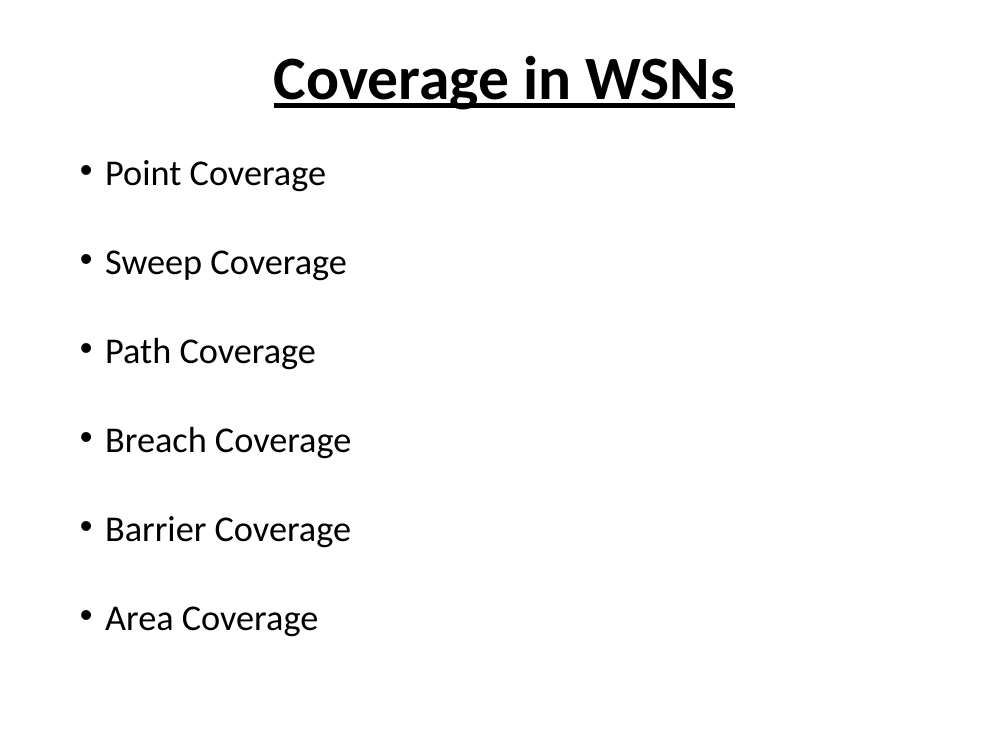
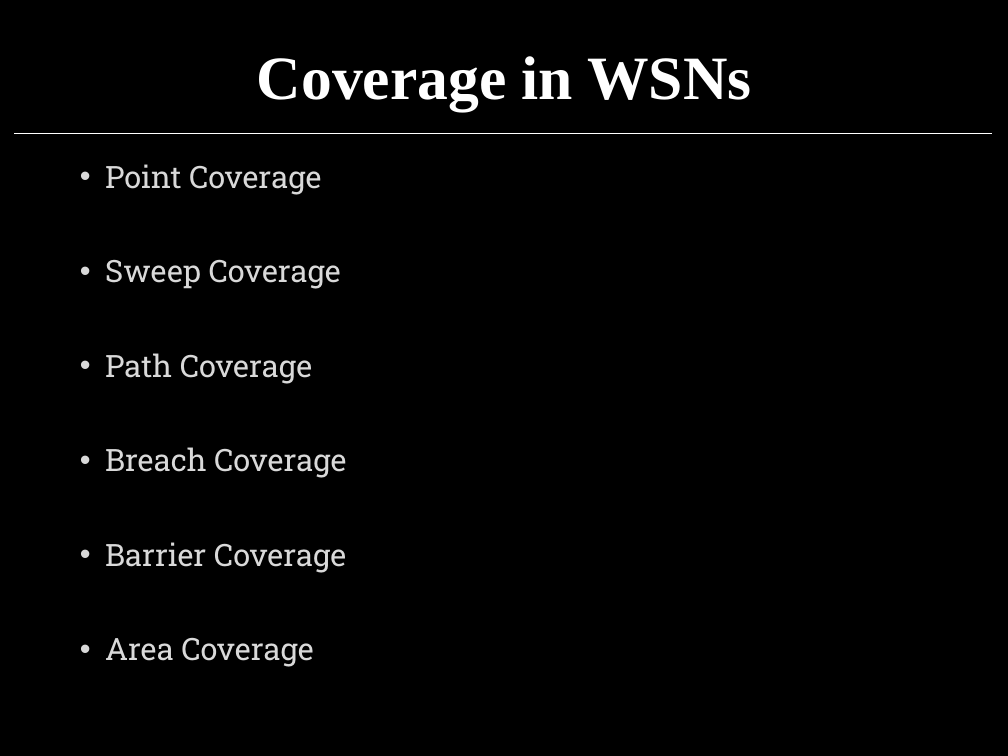
Before and after one commit to j4yd33p/MTP, a slide deck: slide 4 of MTP/Thesis/JBR_PPT.pptx (slide 3 before the commit). Drawn at 1008x756 pixels with LibreOffice and Linux fonts; fonts in the diff are those of the drawing. Boxes give left, top, right and bottom in pixels: in the first picture for what was removed or moved away, otherwise in the second. Text is boxed around its words. In the diff, an @@ line names an element or a change of style, - is before the commit and + after.

```diff
--- a/MTP/Thesis/JBR_PPT.pptx
+++ b/MTP/Thesis/JBR_PPT.pptx
@@ background #FFFFFF to #000000 @@
@@ title "Coverage in WSNs" at (257, 56, 751, 111): font Calibri to Times New Roman, text colour #000000 to #FFFFFF, underline off @@
@@ line added from (14, 133) to (992, 133), #FFFFFF 0.5 pt @@
@@ text "Point Coverage" at (105, 164, 346, 667): size 25.9 to 22 pt, font Calibri to Roboto Slab, text colour #000000 to #D9D9D9; line spacing 0.7 to 0.9 @@
```
Also in this commit, not shown: 4 other slides changed, 14 slides added, 8 other files.
